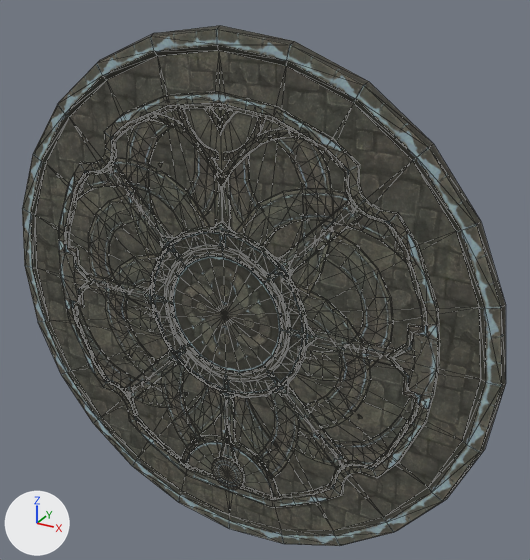
The OBJ model sceneobjs/huodong_fuben_421/huodong_fuben_421_jitan_03.obj as it was, and as the next commit left it.
Both versions are drawn from a 50 mm lens placed at (3704.0, -5906.0, 3435.0), pointed at (295.0, 292.0, 336.0). The axes (+X, +Y, +Z) are drawn at lower left. The lights are the same throughout. Mesh edges are drawn as thin lines. Where no turn or scale is listed for an object, it has been applied to the vertices. Vertices at the same position are counted once.

Objects in the first picture: 'huodong_fuben_421_jitan_03'.
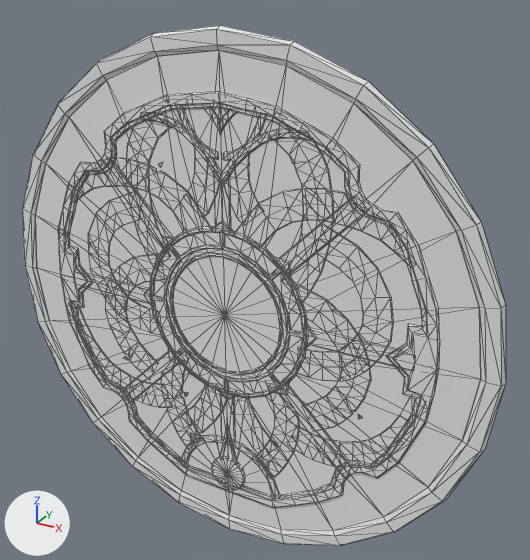
Pixel boxes [x1, y1, x2, y2] of what changed, in the pictures (530 x 560 px):
```json
{"part": 1, "of": "me_huodong_fuben_421_jitan_03", "change": "recoloured", "before": [87, 107, 396, 468], "after": [87, 107, 396, 468]}
{"part": 2, "of": "me_huodong_fuben_421_jitan_03", "change": "recoloured", "before": [90, 169, 361, 490], "after": [90, 169, 361, 490]}
{"part": 3, "of": "me_huodong_fuben_421_jitan_03", "change": "recoloured", "before": [22, 26, 506, 546], "after": [22, 26, 506, 546]}
{"part": 4, "of": "me_huodong_fuben_421_jitan_03", "change": "recoloured", "before": [76, 120, 415, 496], "after": [76, 120, 415, 496]}
{"part": 5, "of": "me_huodong_fuben_421_jitan_03", "change": "recoloured", "before": [35, 50, 481, 530], "after": [35, 50, 481, 530]}
```

Scene script edits in JSON lines:
```json
{"op": "add", "block": "mat_material_2_1", "code": ["mat_material_2_1 = principled_material('material_2')", "mat_material_2_1.base_color = (0.8, 0.8, 0.8)  # white #e7e7e7", "mat_material_2_1.roughness = 1.0"]}
{"op": "add", "block": "mat_material_3_1", "code": ["mat_material_3_1 = principled_material('material_3')", "mat_material_3_1.base_color = (0.8, 0.8, 0.8)  # white #e7e7e7", "mat_material_3_1.roughness = 1.0"]}
{"op": "add", "block": "mat_material_5_1", "code": ["mat_material_5_1 = principled_material('material_5')", "mat_material_5_1.base_color = (0.8, 0.8, 0.8)  # white #e7e7e7", "mat_material_5_1.roughness = 1.0"]}
{"op": "add", "block": "mat_material_4_1", "code": ["mat_material_4_1 = principled_material('material_4')", "mat_material_4_1.base_color = (0.8, 0.8, 0.8)  # white #e7e7e7", "mat_material_4_1.roughness = 1.0"]}
{"op": "add", "block": "mat_material_1_1", "code": ["mat_material_1_1 = principled_material('material_1')", "mat_material_1_1.base_color = (0.8, 0.8, 0.8)  # white #e7e7e7", "mat_material_1_1.roughness = 1.0"]}
{"block": "me_huodong_fuben_421_jitan_03", "where": "me_huodong_fuben_421_jitan_03.from_pydata(...)  # 2230 vertices, 3363 faces; spans x -2877.0..2877.0, y -75.0..-1.0, z -2877.0..2877.0"}
{"block": "me_huodong_fuben_421_jitan_03", "where": "# used by ob_huodong_fuben_421_jitan_03; location = (0.0, 0.0, 0.0)"}
{"block": "me_huodong_fuben_421_jitan_03", "change": "me_huodong_fuben_421_jitan_03 part 1: all 820 faces that had it switch from mat_material_2 (picture img_huodong_fuben_421_jitan_10_png) to mat_material_2_1 (white #e7e7e7)"}
{"block": "me_huodong_fuben_421_jitan_03", "change": "me_huodong_fuben_421_jitan_03 part 2: all 225 faces that had it switch from mat_material_3 (picture img_huodong_fuben_421_jitan_11_png) to mat_material_3_1 (white #e7e7e7)"}
{"block": "me_huodong_fuben_421_jitan_03", "change": "me_huodong_fuben_421_jitan_03 part 3: all 1011 faces that had it switch from mat_material_4 (picture img_huodong_fuben_421_jitan_12_png) to mat_material_4_1 (white #e7e7e7)"}
{"block": "me_huodong_fuben_421_jitan_03", "change": "me_huodong_fuben_421_jitan_03 part 4: all 1259 faces that had it switch from mat_material_5 (picture img_huodong_fuben_421_jitan_13_png) to mat_material_5_1 (white #e7e7e7)"}
{"block": "me_huodong_fuben_421_jitan_03", "change": "me_huodong_fuben_421_jitan_03 part 5: all 48 faces that had it switch from mat_material_1 (picture img_huodong_fuben_421_jitan_01_png) to mat_material_1_1 (white #e7e7e7)"}
```
